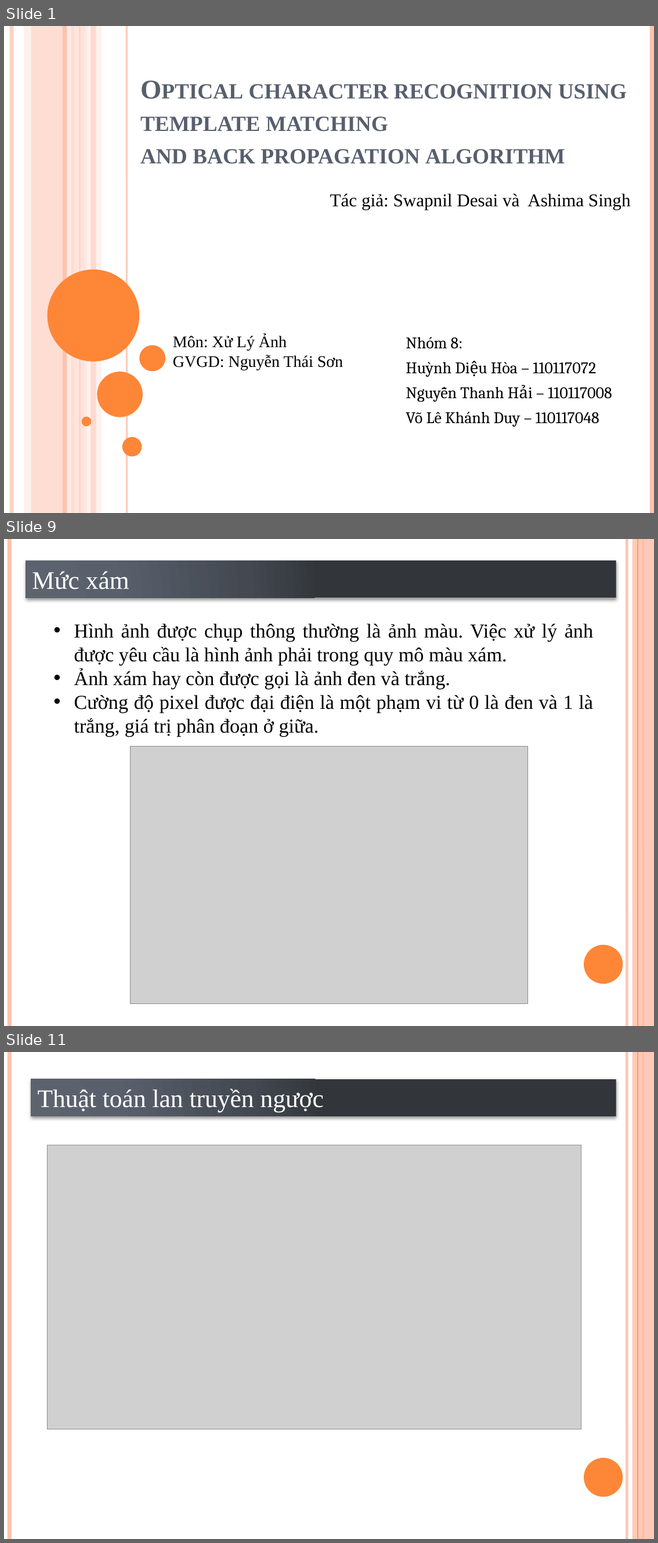
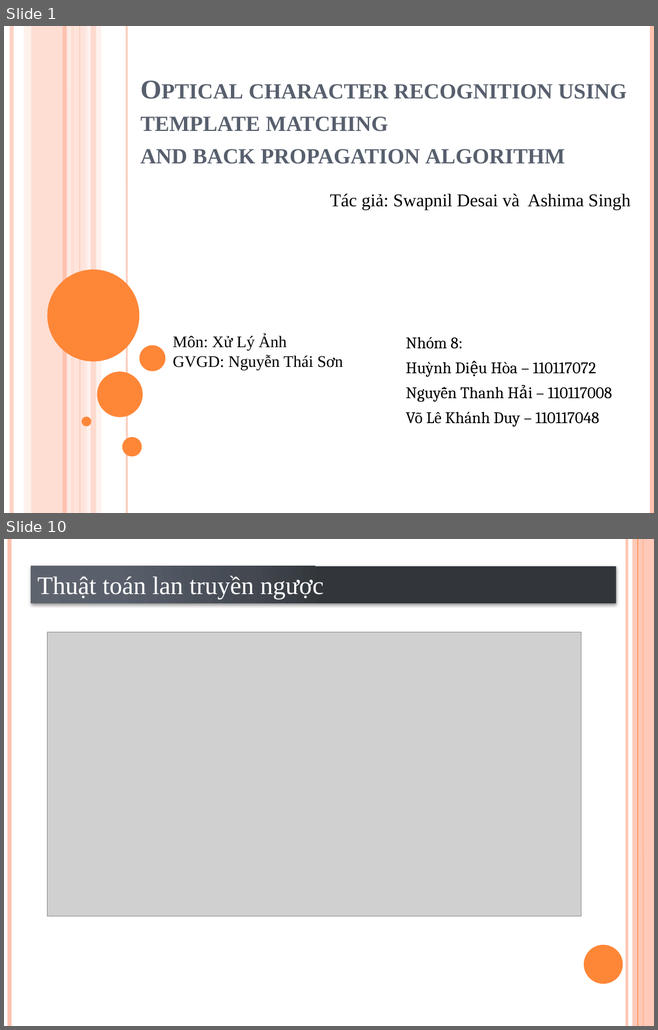
Before and after one commit to VoLeKhanhDuy/Xu_Ly_Anh, a slide deck: Optical character recognition using template matching.pptx. Shown one above the other, each under a label of ours: slides 1, 9 and 11 before the commit, slides 1 and 10 after it; the slides between them are not shown. The pictures are 658x1543 and 658x1030 pixels, drawn with LibreOffice and Linux fonts; fonts in the diff are those of the drawing; grey boxes stand for pictures. Boxes give left, top, right and bottom in pixels: in the first picture for what was removed or moved away, otherwise in the second. Text is boxed around its words. In the diff, an @@ line names an element or a change of style, - is before the commit and + after.

```diff
--- a/Optical character recognition using template matching.pptx
+++ b/Optical character recognition using template matching.pptx
@@ slide 9 removed at <box>4,539,654,1026</box>, background #FFFFFF; not listed: 6 template elements that a slide beside it also shows @@
@@ rectangle removed at <box>25,560,615,598</box> @@
-Mức xám
@@ text removed at <box>74,624,593,737</box> @@
-• Hình ảnh được chụp thông thường là ảnh màu. Việc xử lý ảnh được yêu cầu là hình ảnh phải trong quy mô màu xám.
-• Ảnh xám hay còn được gọi là ảnh đen và trắng.
-• Cường độ pixel được đại điện là một phạm vi từ 0 là đen và 1 là trắng, giá trị phân đoạn ở giữa.
@@ picture removed at <box>130,746,528,1004</box> @@
@@ what was slide 11 is now slide 10 @@
```
Also in this commit, not shown: 2 slides changed, 7 slides added, 10 other slides removed, 9 other files.
